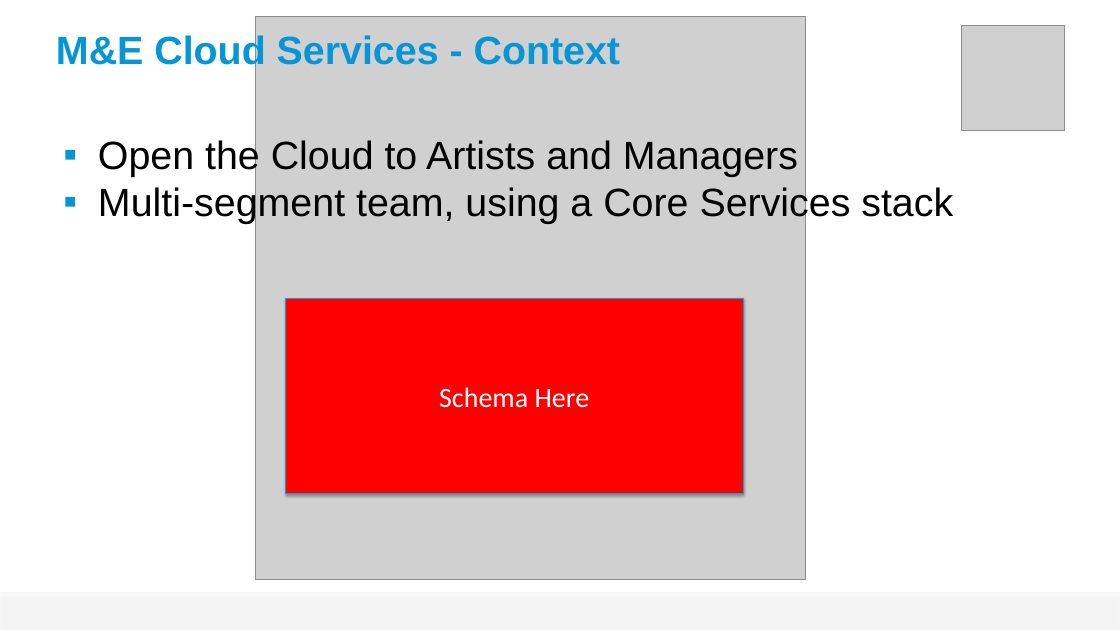
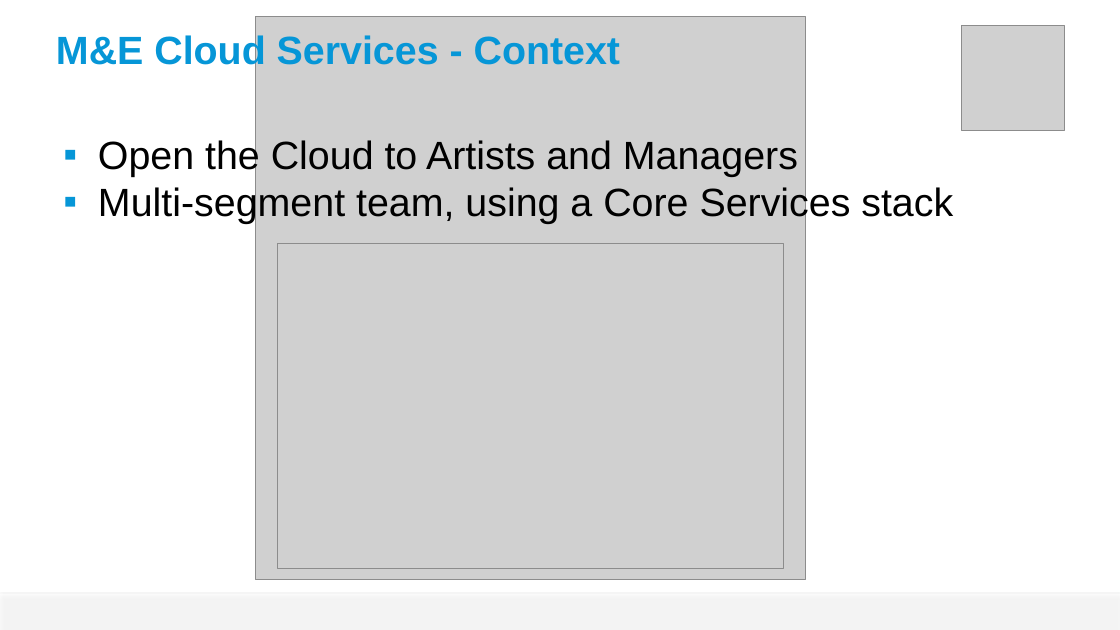
Before and after one commit to guillaume-brossard/tech-summit, a slide deck: slide 2 of 2014/supersize-nodejs/supersize-nodejs-gb.pptx. Drawn at 1120x630 pixels with LibreOffice and Linux fonts; fonts in the diff are those of the drawing; grey boxes stand for pictures; background and template pictures are left out. Boxes give left, top, right and bottom in pixels: in the first picture for what was removed or moved away, otherwise in the second. Text is boxed around its words. In the diff, an @@ line names an element or a change of style, - is before the commit and + after.

```diff
--- a/2014/supersize-nodejs/supersize-nodejs-gb.pptx
+++ b/2014/supersize-nodejs/supersize-nodejs-gb.pptx
@@ picture added at [277,243,783,569] @@
@@ rectangle removed at [285,298,743,494] @@
-Schema Here
```
Also in this commit, not shown: 6 other slides changed, 1 other file.
